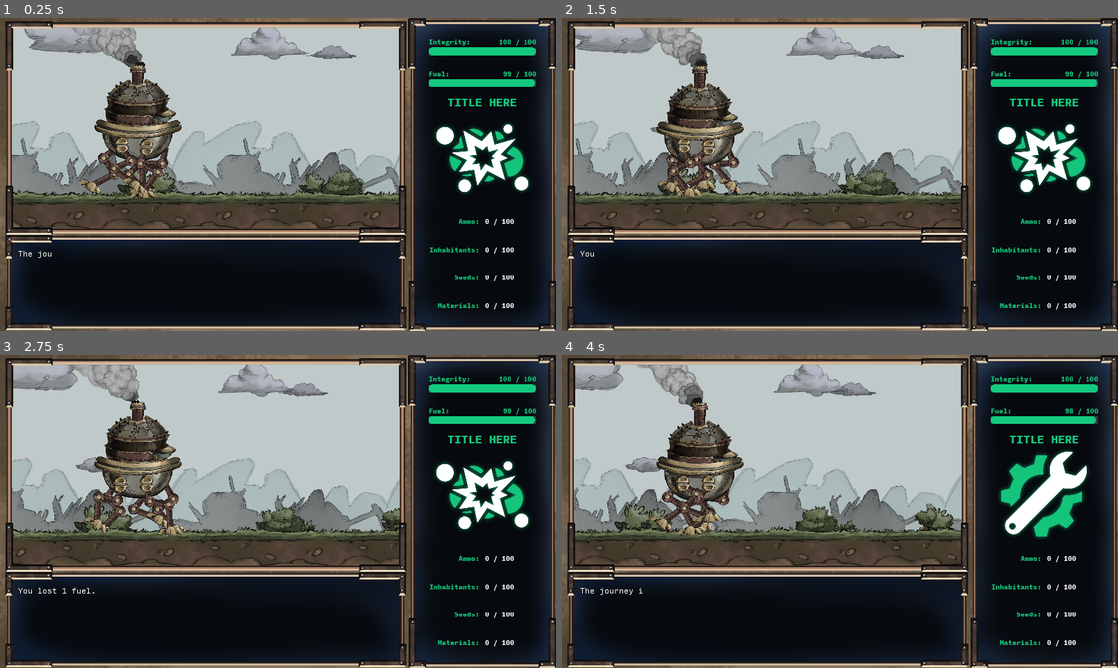
Above: before the commit, frames 1-4 (two rows, left to right).
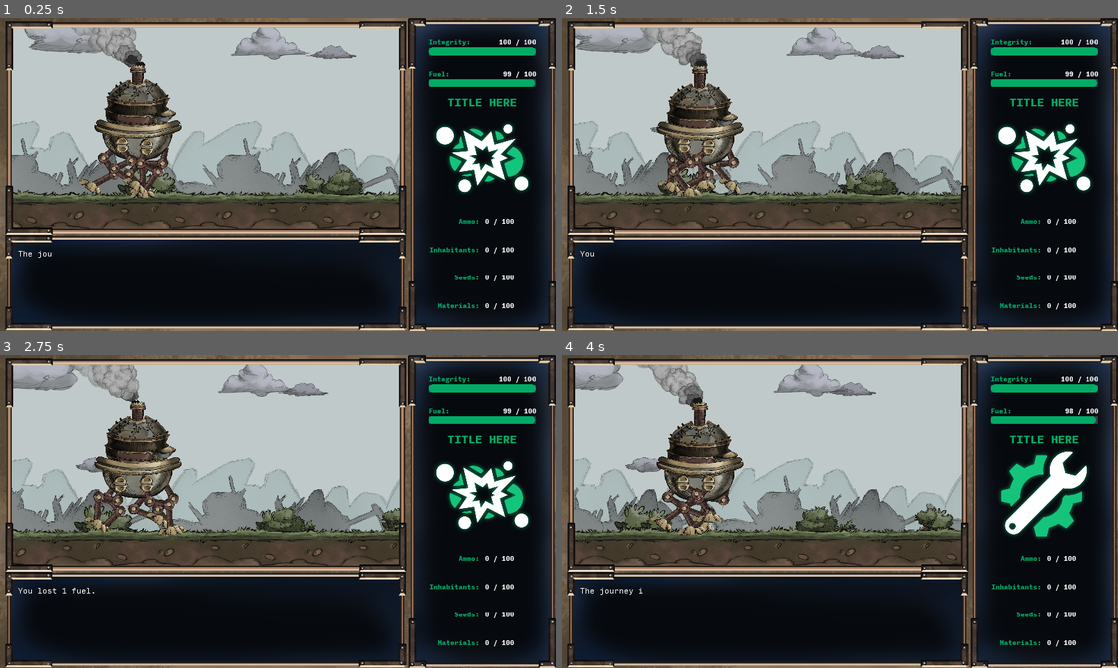
Above: after the commit, the same moments.

Repository: silverweed/ggj20
Game: Godot game, scene res://levels/Level.tscn
The game is run twice, just before and just after one commit, with the same random seed, the same clock (stepped at 60 frames per second) and the same inputs.
Inputs:
- Up to frame 1 (0.25 s): no input
- Up to frame 2 (1.5 s): hold Up (ui_up) 0.53-1.28 s; hold Z (advance_text) 0.53-1.28 s; hold Down (ui_down) from 1.28 s (still down); tap Z (advance_text) at 1.35 s
- Up to frame 3 (2.75 s): release Down (ui_down) at 2.03 s; hold Up (ui_up) from 2.03 s (still down); hold Z (advance_text) from 2.03 s (still down)
- Up to frame 4 (4 s): release Z (advance_text) at 2.78 s; tap Z (advance_text) at 2.85 s; release Up (ui_up) at 3.53 s; hold Down (ui_down) from 3.53 s (still down); hold Z (advance_text) from 3.53 s (still down)

The runs differ from the first frame. In frame 1, 1.3% of the frame differs, in the area x 77-97%, y 6-93%; in frame 2, 1.3%; in frame 3, 1.3%; in frame 4, 1.3%.

Commit message:
add event repair

Diff:
--- a/GameManager.gd
+++ b/GameManager.gd
@@ -15,10 +15,9 @@
 	globals.game_mgr = self
 	if globals.events.events.empty():
 		globals.events.load_events("base_events.txt")
-		globals.events.load_events("event_pack_1.txt")
-		globals.events.load_events("event_pack_2.txt")
 		globals.events.load_events("event_null_complete_1-14.txt")
 		globals.events.load_events("military_events.txt")
+		globals.events.load_events("event_repair_complete-1-5.txt")
 #		globals.events.load_events("test_events.txt")
 #		globals.events.debug_output_event_graph("events.dot")
 
--- a/events/EventParser.gd
+++ b/events/EventParser.gd
@@ -65,6 +65,9 @@
 			cur_choice = EventTypes.Event_Choice.new()
 
 		elif line.begins_with("title"):
+			if cur_proxy != null:
+				synerr(fname, lineno, "proxies cannot have a title")
+				break
 			if cur_event == null:
 				synerr(fname, lineno, "found 'title' not belonging to any event")
 				break
@@ -72,6 +75,9 @@
 
 		elif line.begins_with("---"):
 			assert(!started_desc)
+			if cur_proxy != null:
+				synerr(fname, lineno, "proxies cannot have a description")
+				break
 			if cur_event == null:
 				synerr(fname, lineno, "found 'start description' not belonging to any event")
 				break
@@ -161,7 +167,7 @@
 				assert(cur_proxy != null)
 				cur_proxy.mod_changes.push_back(mod_change)
 
-		elif line == "end":
+		elif line == "end" or line == "End":
 			if cur_choice != null:
 				if cur_event:
 					cur_event.choices.push_back(cur_choice)
@@ -177,7 +183,7 @@
 
 
 	if cur_event != null or cur_proxy != null:
-		print("[warning] Not all events were parsed correctly.")
+		print("[warning] file ", fname, ": not all events were parsed correctly.")
 
 	return [events, proxies]
 
--- a/ui/EventIconPanel.tscn
+++ b/ui/EventIconPanel.tscn
@@ -25,7 +25,7 @@
 margin_bottom = 97.0
 size_flags_vertical = 5
 custom_fonts/font = SubResource( 1 )
-custom_colors/font_color = Color( 0.0823529, 0.796078, 0.501961, 1 )
+custom_colors/font_color = Color( 0, 0.678431, 0.4, 1 )
 text = "TITLE HERE
 "
 align = 1
--- a/ui/PrimaryStatEntry.tscn
+++ b/ui/PrimaryStatEntry.tscn
@@ -5,7 +5,7 @@
 [ext_resource path="res://ui/InputMonoBlack.tres" type="DynamicFont" id=4]
 
 [sub_resource type="StyleBoxFlat" id=1]
-bg_color = Color( 0.0823529, 0.796078, 0.501961, 1 )
+bg_color = Color( 0, 0.678431, 0.4, 1 )
 corner_radius_top_left = 100
 corner_radius_top_right = 100
 corner_radius_bottom_right = 100
@@ -41,7 +41,7 @@
 size_flags_horizontal = 3
 size_flags_vertical = 3
 custom_fonts/font = ExtResource( 4 )
-custom_colors/font_color = Color( 0.0823529, 0.796078, 0.501961, 1 )
+custom_colors/font_color = Color( 0, 0.678431, 0.4, 1 )
 text = "STATNAME"
 valign = 2
 
@@ -52,7 +52,7 @@
 size_flags_horizontal = 3
 size_flags_vertical = 3
 custom_fonts/font = ExtResource( 4 )
-custom_colors/font_color = Color( 0.0823529, 0.796078, 0.501961, 1 )
+custom_colors/font_color = Color( 1, 1, 1, 1 )
 text = "STATVALUE"
 align = 2
 valign = 2
--- a/ui/StatEntry.tscn
+++ b/ui/StatEntry.tscn
@@ -29,7 +29,7 @@
 margin_bottom = 553.0
 size_flags_horizontal = 3
 custom_fonts/font = ExtResource( 1 )
-custom_colors/font_color = Color( 0.0823529, 0.796078, 0.501961, 1 )
+custom_colors/font_color = Color( 0, 0.678431, 0.4, 1 )
 text = "STATNAME:"
 align = 2
 valign = 1
Not shown, added: event_repair_complete-1-5.txt
Not shown, added: events.png.import
Not shown, changed: military_events.txt
Not shown, changed: events.dot
